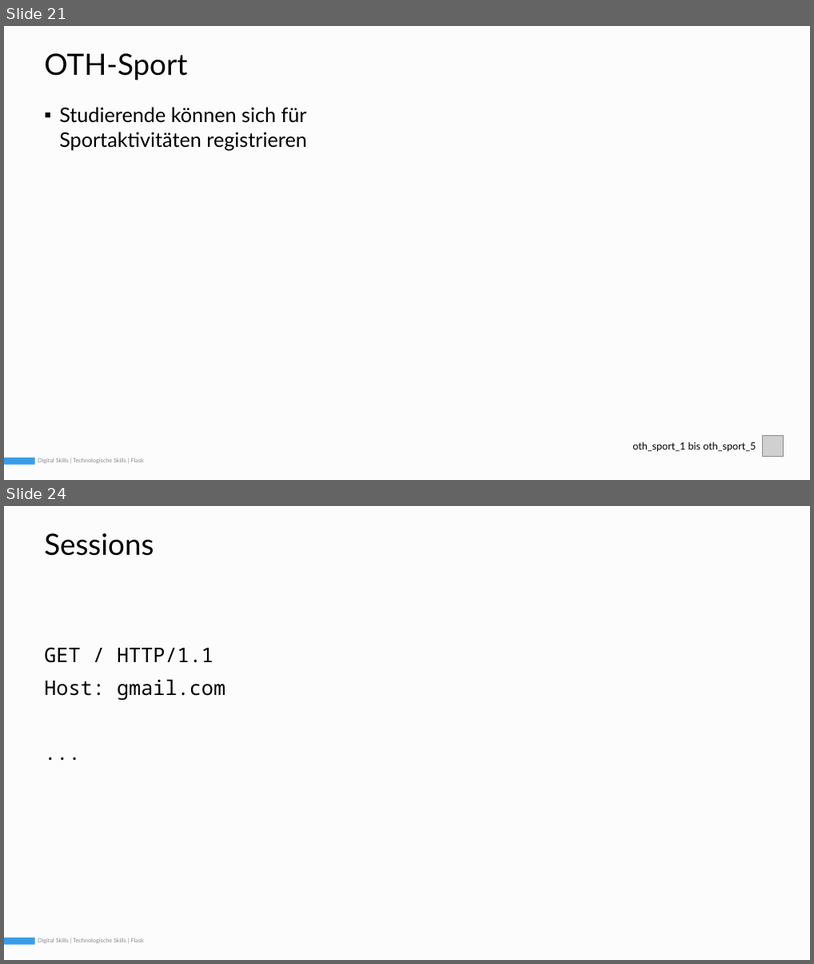
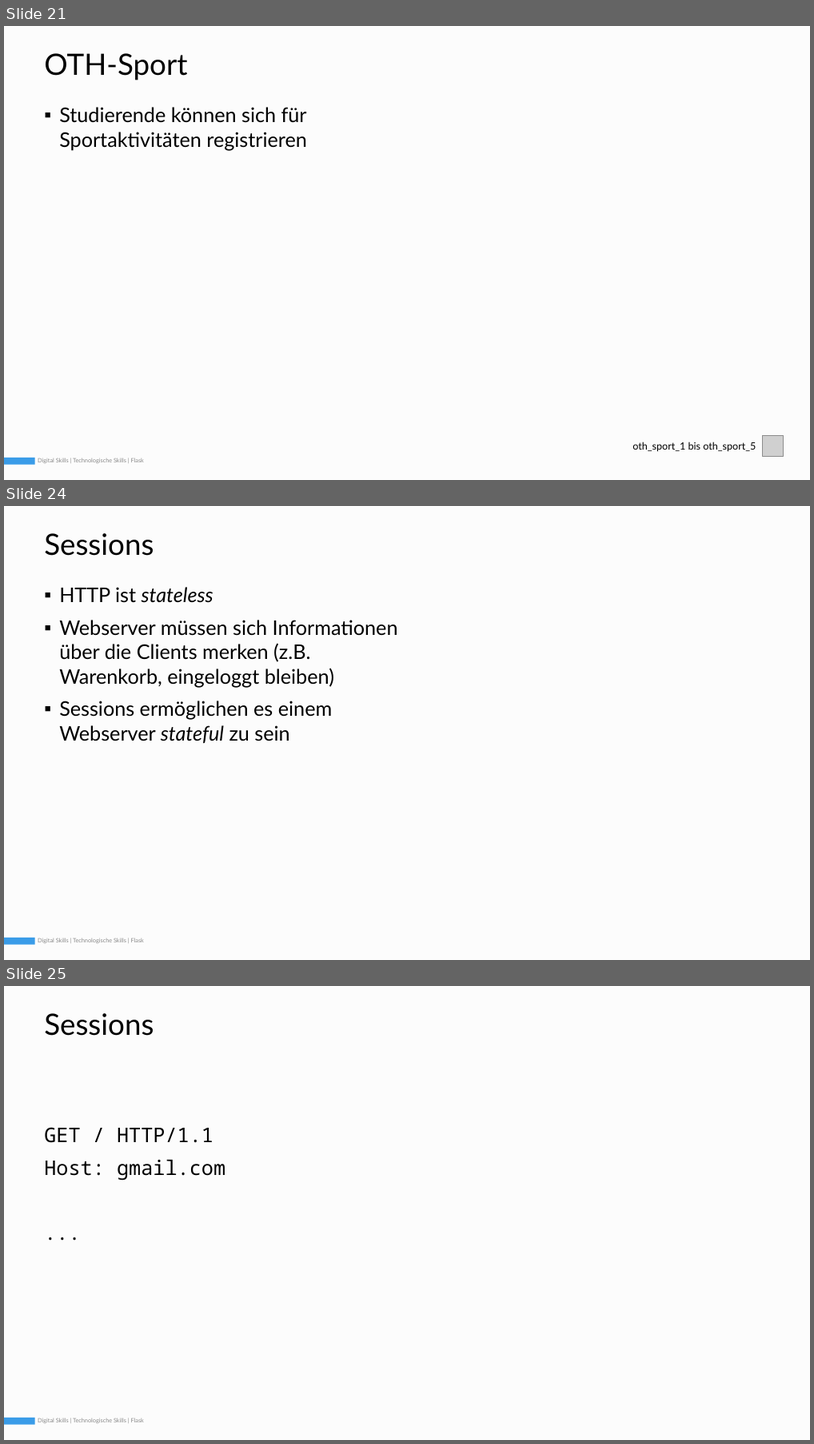
Before and after one commit to Simple-codinger/digitalskills, a slide deck: semester1_technology_skills/09_flask/slides/DigitalSkills_01_08_Flask_220726_v1.pptx. Shown one above the other, each under a label of ours: slides 21 and 24 before the commit, slides 21, 24 and 25 after it; the slides between them are not shown. The pictures are 814x964 and 814x1444 pixels, drawn with LibreOffice and Linux fonts; fonts in the diff are those of the drawing; grey boxes stand for pictures. Boxes give left, top, right and bottom in pixels: in the first picture for what was removed or moved away, otherwise in the second. Text is boxed around its words. In the diff, an @@ line names an element or a change of style, - is before the commit and + after.

```diff
--- a/semester1_technology_skills/09_flask/slides/DigitalSkills_01_08_Flask_220726_v1.pptx
+++ b/semester1_technology_skills/09_flask/slides/DigitalSkills_01_08_Flask_220726_v1.pptx
@@ slide 24 added at [4, 506, 810, 960], background #F0F0F0; not listed: 3 template elements that a slide beside it also shows @@
@@ title added at [44, 533, 154, 556], 35 pt, text #000000 @@
+Sessions
@@ text added at [59, 587, 398, 743], 24 pt, text #000000 @@
+▪ HTTP ist stateless
+▪ Webserver müssen sich Informationen über die Clients merken (z.B. Warenkorb, eingeloggt bleiben)
+▪ Sessions ermöglichen es einem Webserver stateful zu sein
@@ what was slide 24 is now slide 25 @@
```
Also in this commit, not shown: 4 slides changed, 1 other slide added, 19 other files.
